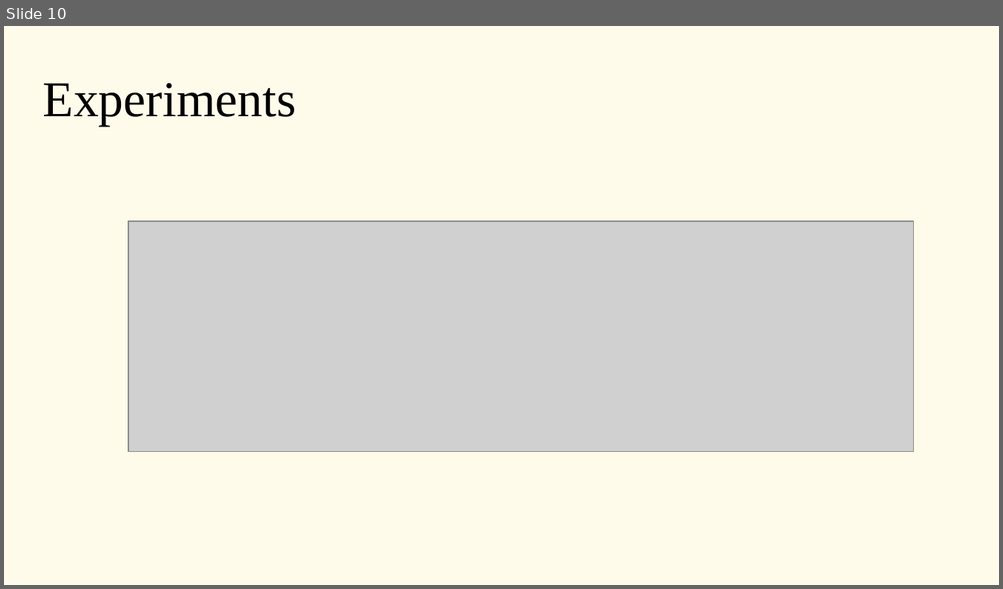
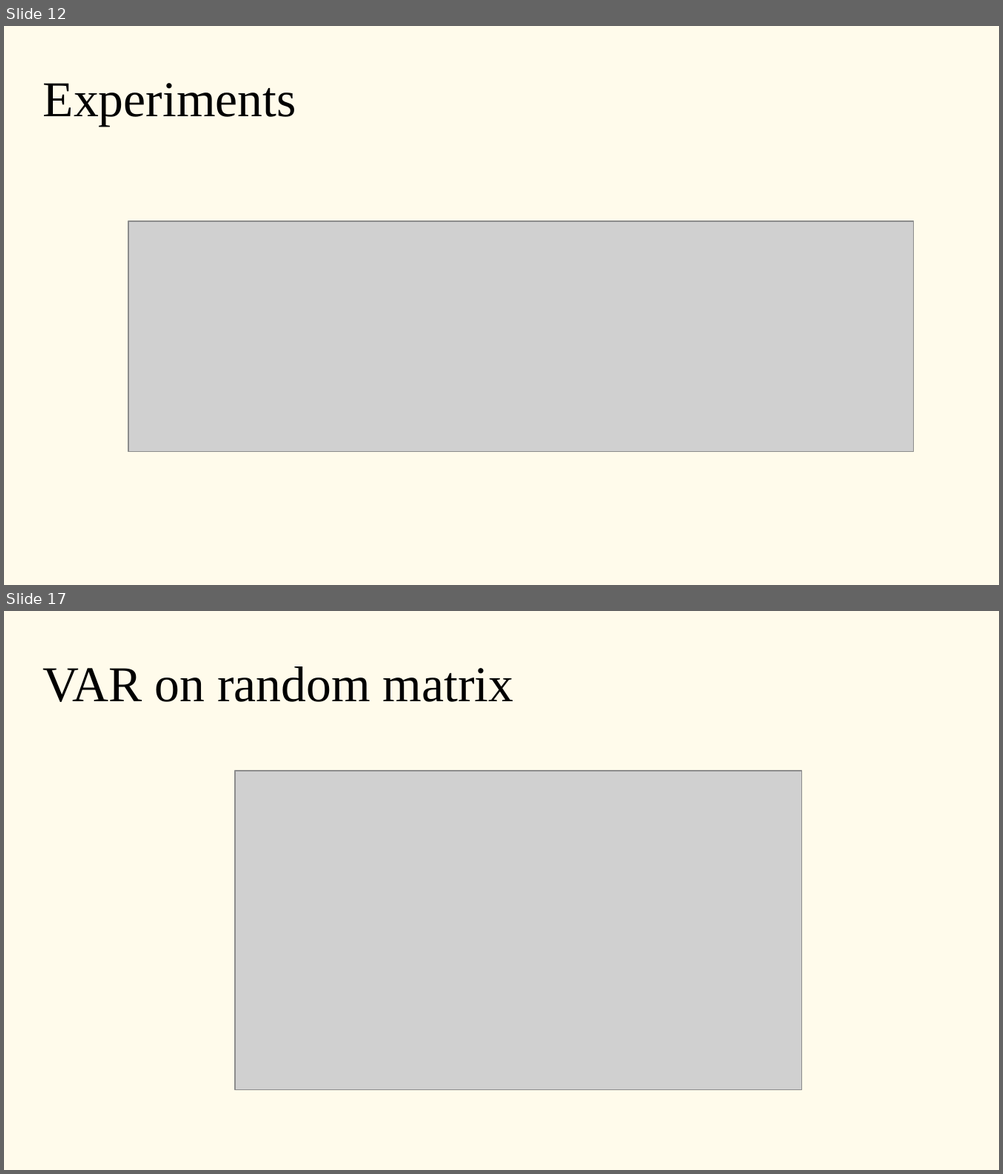
Before and after one commit to inkeaton/SPRL, a slide deck: SPRL.odp. Shown one above the other, each under a label of ours: slide 10 before the commit, slides 12 and 17 after it; the slides between them are not shown. The pictures are 1003x589 and 1003x1174 pixels, drawn with LibreOffice and Linux fonts; fonts in the diff are those of the drawing; grey boxes stand for pictures. Boxes give left, top, right and bottom in pixels: in the first picture for what was removed or moved away, otherwise in the second. Text is boxed around its words. In the diff, an @@ line names an element or a change of style, - is before the commit and + after.

```diff
--- a/SPRL.odp
+++ b/SPRL.odp
@@ slide 17 added at box(4, 611, 999, 1170), background #FFFBEB @@
@@ subtitle added at box(43, 667, 514, 702), 40 pt, text #000000 @@
+VAR on random matrix
@@ picture added at box(235, 771, 802, 1091) @@
@@ what was slide 10 is now slide 12 @@
```
Also in this commit, not shown: 1 slide changed, 6 other slides added, 1 slide removed, 1 other file.
